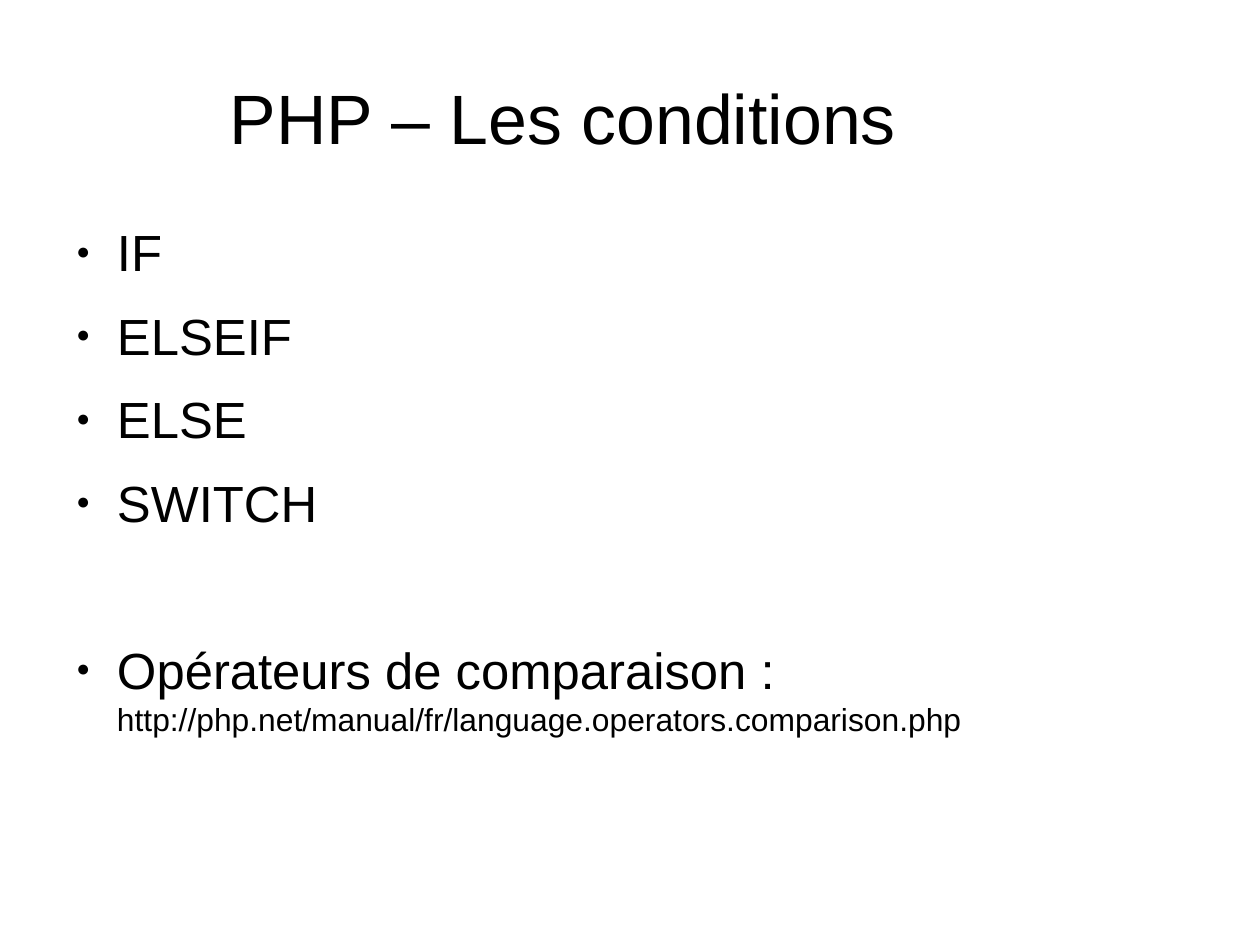
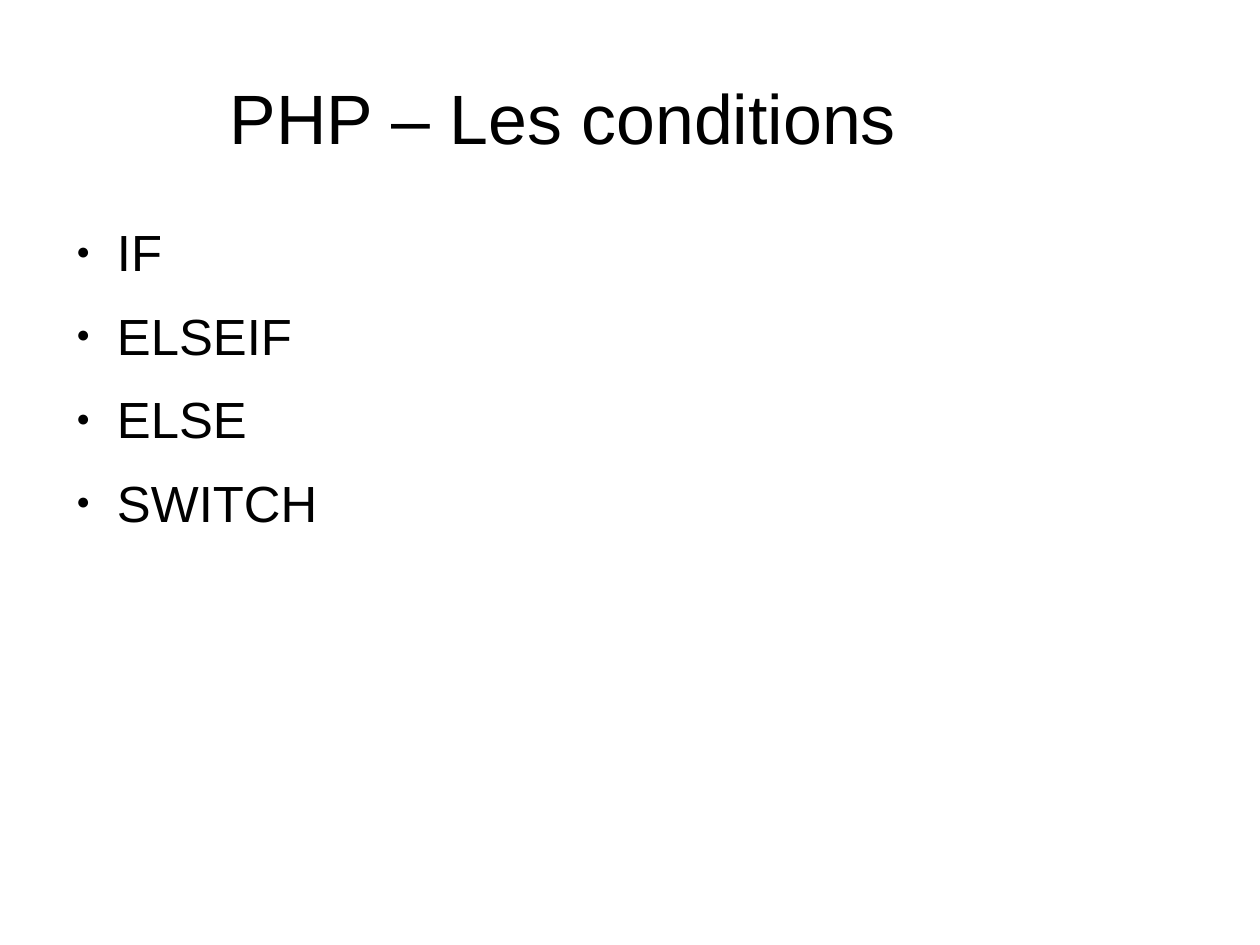
Before and after one commit to NicoM88/formation, a slide deck: slide 8 of PHP/formation.odp. Drawn at 1260x945 pixels with LibreOffice and Linux fonts; fonts in the diff are those of the drawing. Boxes give left, top, right and bottom in pixels: in the first picture for what was removed or moved away, otherwise in the second. Text is boxed around its words. In the diff, an @@ line names an element or a change of style, - is before the commit and + after.

```diff
--- a/PHP/formation.odp
+++ b/PHP/formation.odp
@@ text at box(117, 651, 961, 737): paragraph removed @@
-● Opérateurs de comparaison : http://php.net/manual/fr/language.operators.comparison.php
```
Also in this commit, not shown: 6 other slides changed, 1 other file.
